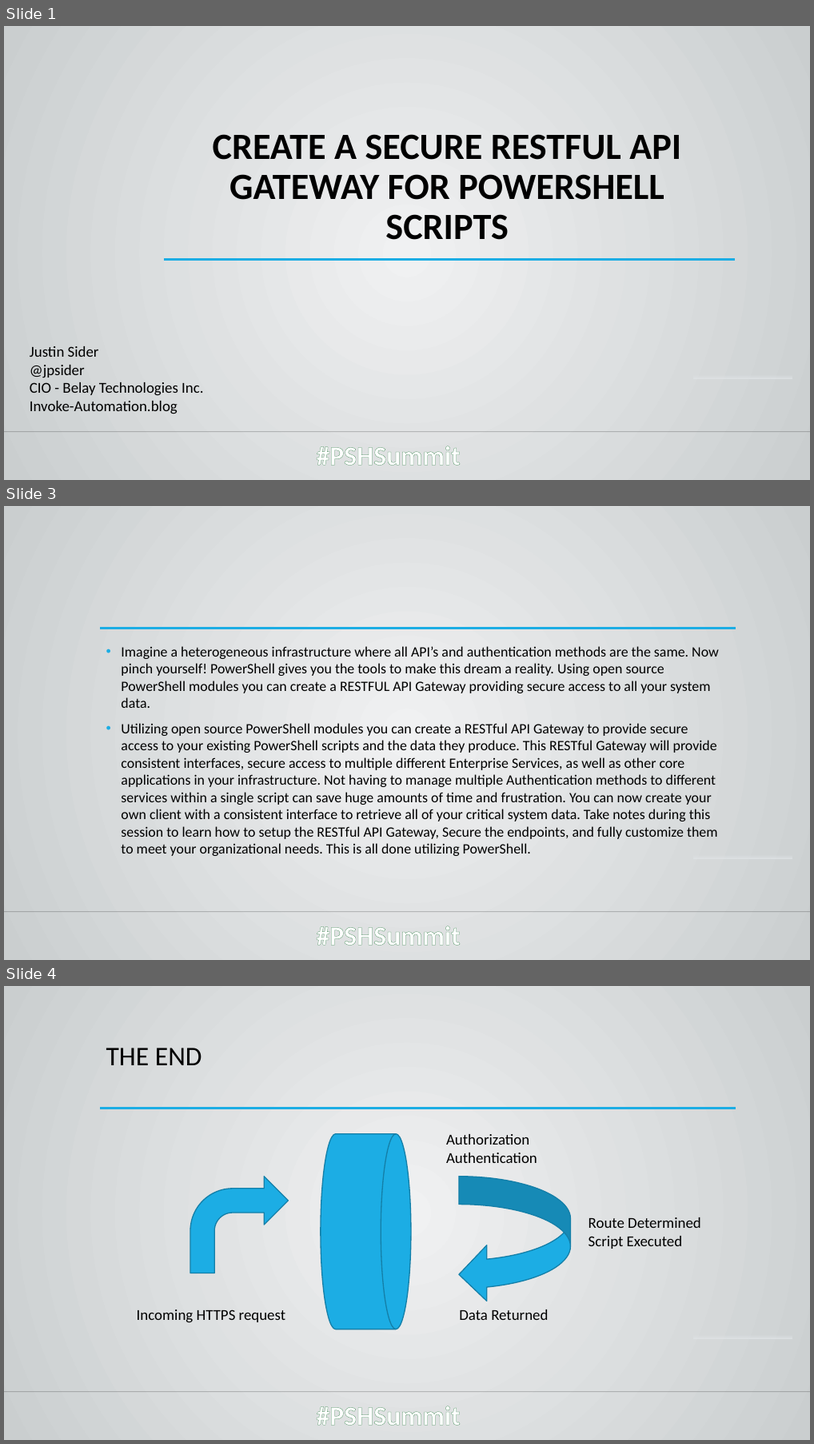
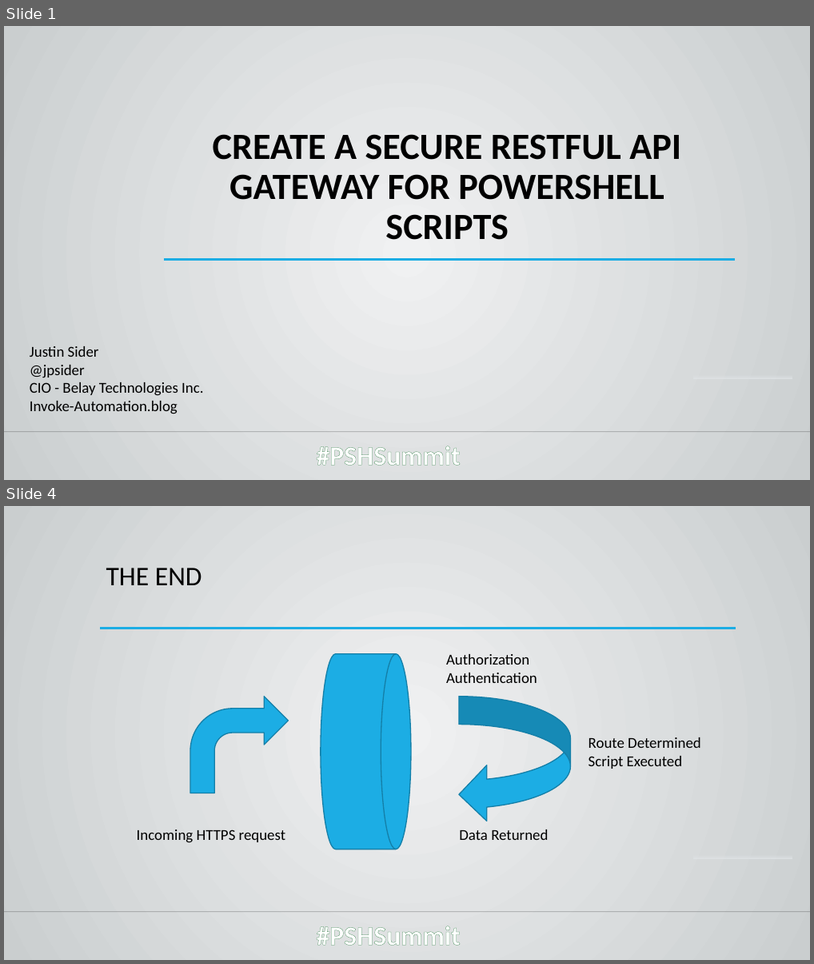
Before and after one commit to jpsider/Invoke-Automation, a slide deck: Powershell/PowerShellConference2022/Sider_PSConf_2022.pptx. Shown one above the other, each under a label of ours: slides 1, 3 and 4 before the commit, slides 1 and 4 after it; the slides between them are not shown. The pictures are 814x1444 and 814x964 pixels, drawn with LibreOffice and Linux fonts; fonts in the diff are those of the drawing; background and template pictures are left out. Boxes give left, top, right and bottom in pixels: in the first picture for what was removed or moved away, otherwise in the second. Text is boxed around its words. In the diff, an @@ line names an element or a change of style, - is before the commit and + after.

```diff
--- a/Powershell/PowerShellConference2022/Sider_PSConf_2022.pptx
+++ b/Powershell/PowerShellConference2022/Sider_PSConf_2022.pptx
@@ slide 3 removed at [4, 506, 810, 960], background gradient #F0F2F3 to #CACED0; not listed: 4 template elements that a slide beside it also shows @@
@@ text removed at [121, 646, 719, 856] @@
-• Imagine a heterogeneous infrastructure where all API’s and authentication methods are the same. Now pinch yourself! PowerShell gives you the tools to make this dream a reality. Using open source PowerShell modules you can create a RESTFUL API Gateway providing secure access to all your system data.
-• Utilizing open source PowerShell modules you can create a RESTful API Gateway to provide secure access to your existing PowerShell scripts and the data they produce. This RESTful Gateway will provide consistent interfaces, secure access to multiple different Enterprise Services, as well as other core applications in your infrastructure. Not having to manage multiple Authentication methods to different services within a single script can save huge amounts of time and frustration. You can now create your own client with a consistent interface to retrieve all of your critical system data. Take notes during this session to learn how to setup the RESTful API Gateway, Secure the endpoints, and fully customize them to meet your organizational needs. This is all done utilizing PowerShell.
```
Also in this commit, not shown: 4 slides changed, 3 slides added, 3 other slides removed, 2 other files.
